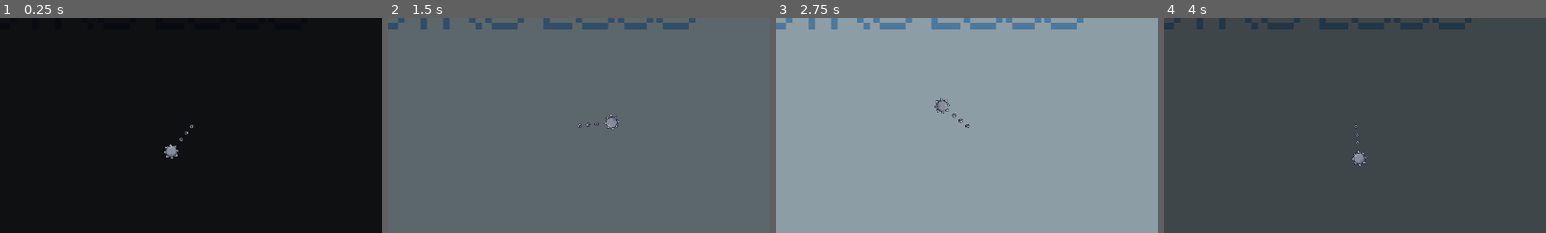
Above: before the commit, frames 1-4 (left to right).
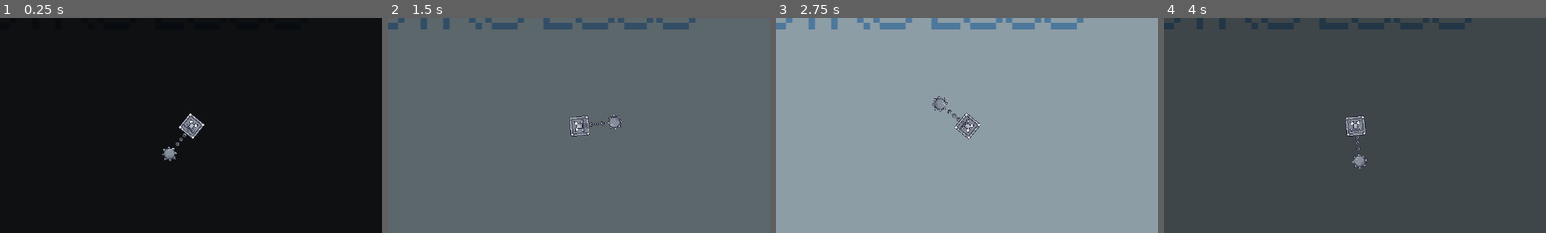
Above: after the commit, the same moments.

Repository: gonzalomz1/GGJ-PixARG
Game: Godot game, scene res://Scenes/Game/juego.tscn
Same seed, same stepped clock (60 frames per second), same inputs: the game is played once before the commit and once after it.
Inputs:
- Up to frame 1 (0.25 s): no input
- Up to frame 2 (1.5 s): tap Enter (confirmar) at 0.5, 1.35 s; hold Enter (confirmar) 0.53-1.28 s; hold Right (derecha) from 0.53 s (still down); tap Up (arriba) at 0.77 s
- Up to frame 3 (2.75 s): tap Up (arriba) at 1.52 s; release Right (derecha) at 2.03 s; hold Left (izquierda) from 2.03 s (still down); hold Enter (confirmar) from 2.03 s (still down)
- Up to frame 4 (4 s): release Left (izquierda) at 2.78 s; release Enter (confirmar) at 2.78 s; hold Right (derecha) from 2.78 s (still down); tap Enter (confirmar) at 2.85 s; tap Up (arriba) at 3.02, 3.77 s; hold Enter (confirmar) from 3.53 s (still down)
The pictures show only the part of the screen within x 36-86%, y 49-99%; the shares and areas given below are measured in that part.

The runs differ from the first frame. In frame 1, 0.6% of the frame differs, in the area x 42-54%, y 44-67%; in frame 2, 0.5%; in frame 3, 0.5%; in frame 4, 0.5%.

Commit message:
update spikes

Diff:
--- a/BurbuJAM/Scenes/spike_ball.tscn
+++ b/BurbuJAM/Scenes/spike_ball.tscn
@@ -1,8 +1,9 @@
-[gd_scene load_steps=9 format=3 uid="uid://c7yegve6lp5e0"]
+[gd_scene load_steps=10 format=3 uid="uid://c7yegve6lp5e0"]
 
 [ext_resource type="Script" path="res://Scenes/spike_ball.gd" id="1_ah3js"]
 [ext_resource type="Texture2D" uid="uid://enre6p6jnr86" path="res://Scripts/Gameplay/Obstacles/Chain.png" id="1_t8yqs"]
 [ext_resource type="Texture2D" uid="uid://ddjf6ximqw6to" path="res://Scripts/Gameplay/Obstacles/Spiked Ball.png" id="2_gikwe"]
+[ext_resource type="Texture2D" uid="uid://disa0uaft1tn" path="res://Scripts/Gameplay/Obstacles/Idle.png" id="2_mjqkd"]
 
 [sub_resource type="CircleShape2D" id="CircleShape2D_b65g0"]
 
@@ -67,25 +68,30 @@
 
 [node name="Chain1" type="Sprite2D" parent="."]
 texture_filter = 1
-texture = ExtResource("1_t8yqs")
+texture = ExtResource("2_mjqkd")
 
 [node name="Chain2" type="Sprite2D" parent="."]
 texture_filter = 1
-position = Vector2(0, 14)
+position = Vector2(3.32207e-06, 19)
 texture = ExtResource("1_t8yqs")
 
 [node name="Chain3" type="Sprite2D" parent="."]
 texture_filter = 1
-position = Vector2(0, 28)
+position = Vector2(4.89568e-06, 28)
+texture = ExtResource("1_t8yqs")
+
+[node name="Chain4" type="Sprite2D" parent="."]
+texture_filter = 1
+position = Vector2(6.64413e-06, 38)
 texture = ExtResource("1_t8yqs")
 
 [node name="SphereBall" type="Sprite2D" parent="."]
 texture_filter = 1
-position = Vector2(0, 54)
+position = Vector2(1.03159e-05, 59)
 texture = ExtResource("2_gikwe")
 
 [node name="CollisionShape2D" type="CollisionShape2D" parent="."]
-position = Vector2(0, 55)
+position = Vector2(1.03159e-05, 59)
 scale = Vector2(1.322, 1.35557)
 shape = SubResource("CircleShape2D_b65g0")
 
--- a/BurbuJAM/Scenes/spike_body.tscn
+++ b/BurbuJAM/Scenes/spike_body.tscn
@@ -1,7 +1,7 @@
 [gd_scene load_steps=5 format=3 uid="uid://bf3gt6njj5n8u"]
 
 [ext_resource type="Script" path="res://Scenes/spike_body.gd" id="1_3yd5b"]
-[ext_resource type="Texture2D" uid="uid://disa0uaft1tn" path="res://Scripts/Gameplay/Obstacles/Idle.png" id="2_g62b2"]
+[ext_resource type="Texture2D" uid="uid://2y31hra7872a" path="res://Scripts/Gameplay/Obstacles/Spike-idle.png" id="2_yrq81"]
 
 [sub_resource type="RectangleShape2D" id="RectangleShape2D_ywxeo"]
 size = Vector2(20, 286)
@@ -14,9 +14,8 @@
 script = ExtResource("1_3yd5b")
 
 [node name="Sprite2D" type="Sprite2D" parent="."]
-texture_filter = 1
 rotation = 3.14159
-texture = ExtResource("2_g62b2")
+texture = ExtResource("2_yrq81")
 
 [node name="Area2D" type="Area2D" parent="."]
 collision_layer = 3
Binary file changed: BurbuJAM/Scripts/Gameplay/Obstacles/Idle.png
Binary file added: BurbuJAM/Scripts/Gameplay/Obstacles/Spike-idle.png
Not shown, added: BurbuJAM/Scripts/Gameplay/Obstacles/Spike-idle.png.import
